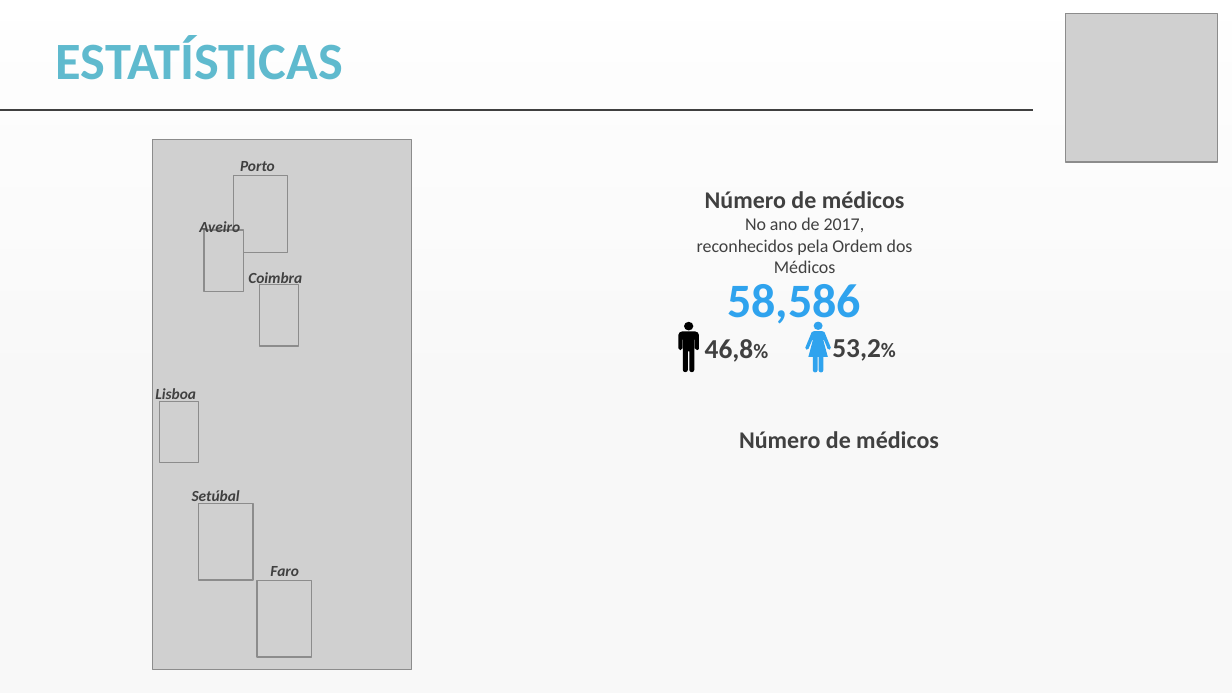
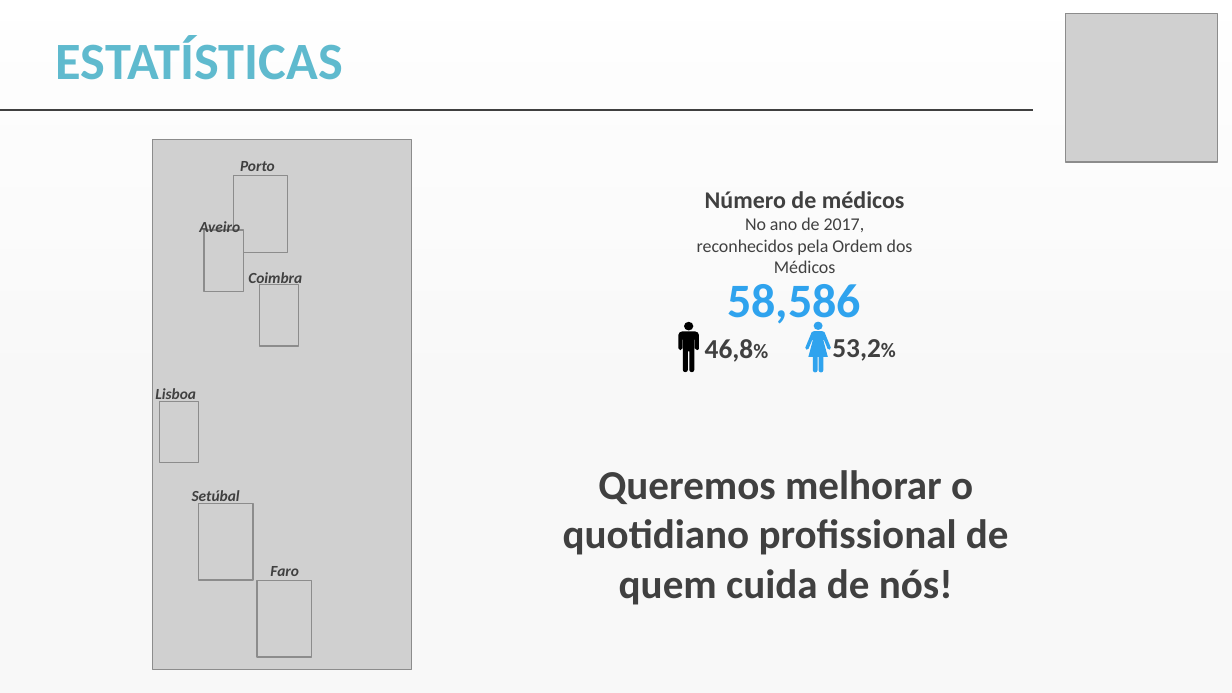
Before and after one commit to BrunoGomes19/mednager, a slide deck: slide 4 of outros/mednager_pitch.pptx. Drawn at 1232x693 pixels with LibreOffice and Linux fonts; fonts in the diff are those of the drawing; grey boxes stand for pictures; background and template pictures are left out. Boxes give left, top, right and bottom in pixels: in the first picture for what was removed or moved away, otherwise in the second. Text is boxed around its words. In the diff, an @@ line names an element or a change of style, - is before the commit and + after.

Commit message:
pitch

```diff
--- a/outros/mednager_pitch.pptx
+++ b/outros/mednager_pitch.pptx
@@ text at (563,470,1009,605): text changed; size 14 to 24 pt @@
-Número de médicos
+Queremos melhorar o quotidiano profissional de quem cuida de nós!
```
Also in this commit, not shown: 3 slides removed.
